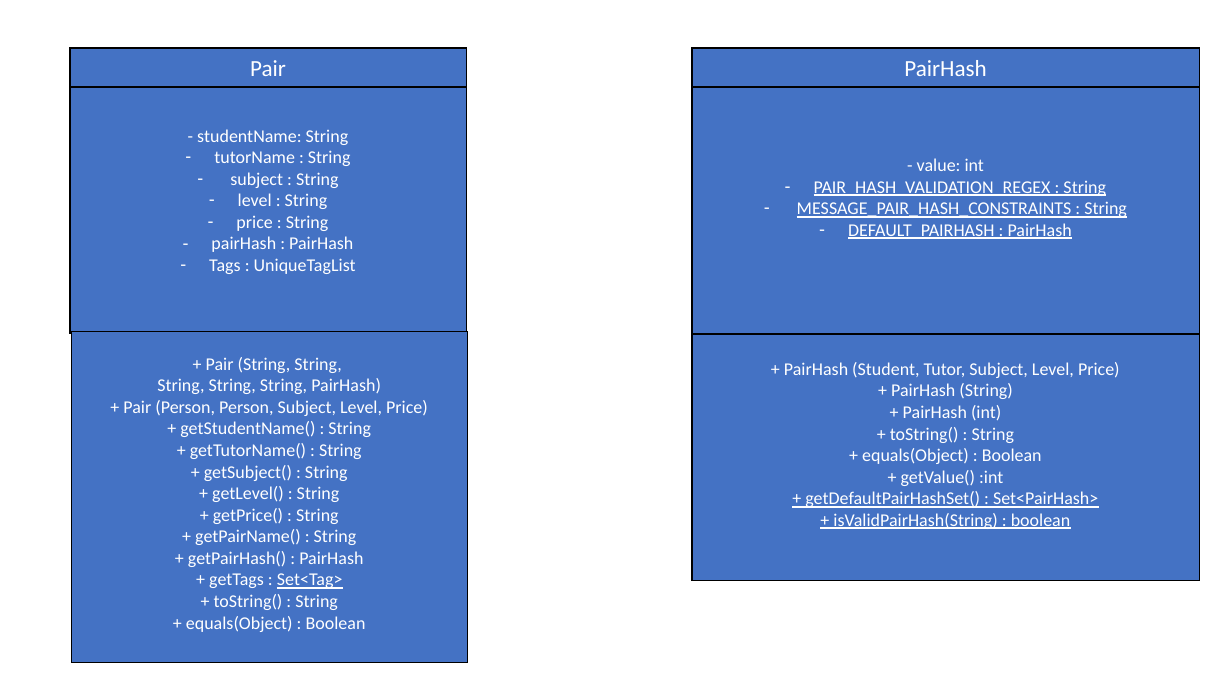
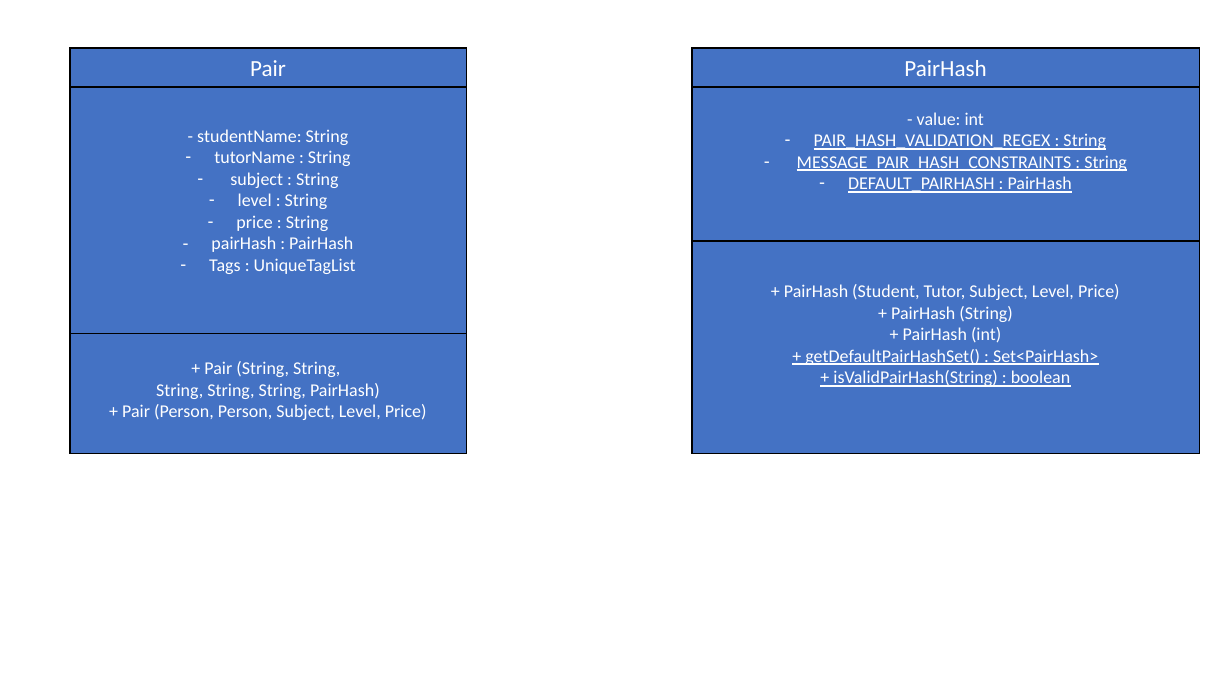
Before and after one commit to sherlynng/main, a slide deck: slide 2 of docs/diagrams/PairClassDiagram.pptx. Drawn at 1232x693 pixels with LibreOffice and Linux fonts; fonts in the diff are those of the drawing. Boxes give left, top, right and bottom in pixels: in the first picture for what was removed or moved away, otherwise in the second. Text is boxed around its words. In the diff, an @@ line names an element or a change of style, - is before the commit and + after.

Commit message:
updated PairClassDiagram in DG

```diff
--- a/docs/diagrams/PairClassDiagram.pptx
+++ b/docs/diagrams/PairClassDiagram.pptx
@@ rectangle "- value: int": place and size @@
-rectangle "- value: int" at bbox=[692, 88, 1200, 335]
+rectangle "- value: int" at bbox=[692, 88, 1200, 241]
@@ rectangle "+ PairHash (Student, Tutor, Subject, ...": place and size @@
-rectangle "+ PairHash (Student, Tutor, Subject, ..." at bbox=[692, 335, 1200, 581]
+rectangle "+ PairHash (Student, Tutor, Subject, ..." at bbox=[692, 241, 1200, 454]
@@ rectangle "+ Pair (String, String,": place and size @@
-rectangle "+ Pair (String, String," at bbox=[71, 332, 468, 663]
+rectangle "+ Pair (String, String," at bbox=[70, 334, 467, 454]
@@ text in rectangle at bbox=[180, 421, 371, 632]: paragraphs removed @@
-+ getStudentName() : String
-+ getTutorName() : String
-+ getSubject() : String
-+ getLevel() : String
-+ getPrice() : String
-+ getPairName() : String
-+ getPairHash() : PairHash
-+ getTags : Set<Tag>
-+ toString() : String
-+ equals(Object) : Boolean
@@ text in rectangle at bbox=[862, 427, 1042, 486]: paragraphs removed @@
-+ toString() : String
-+ equals(Object) : Boolean
-+ getValue() :int
```
Also in this commit, not shown: 2 other files.
